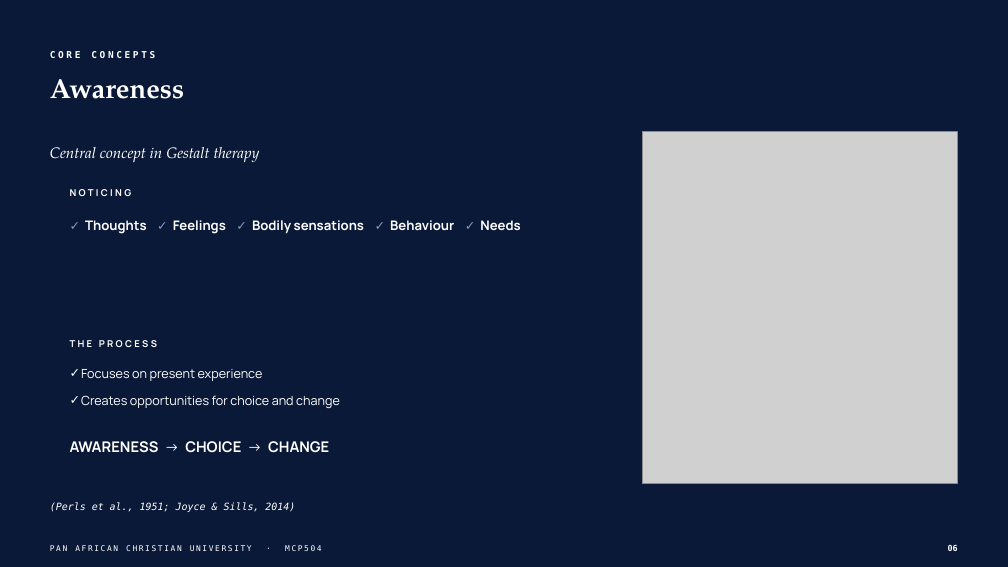
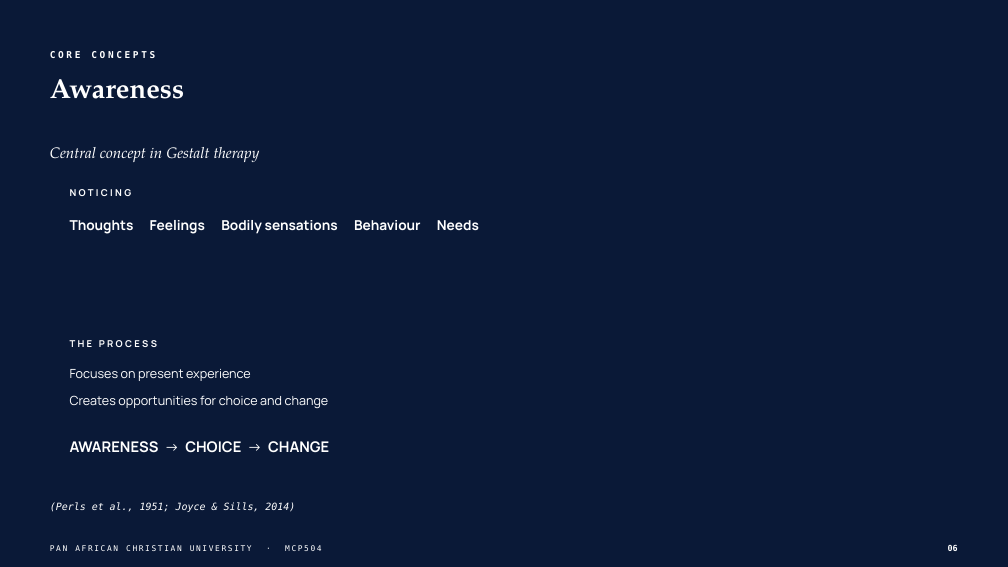
Before and after one commit to wambetebenjamin/Business-e-books, a slide deck: slide 6 of presentations/gestalt-theory-counselling/output/Gestalt Theory and Its Application to Counselling.pptx. Drawn at 1008x567 pixels with LibreOffice and Linux fonts; fonts in the diff are those of the drawing; grey boxes stand for pictures; background and template pictures are left out. Boxes give left, top, right and bottom in pixels: in the first picture for what was removed or moved away, otherwise in the second. Text is boxed around its words. In the diff, an @@ line names an element or a change of style, - is before the commit and + after.

```diff
--- a/presentations/gestalt-theory-counselling/output/Gestalt Theory and Its Application to Counselling.pptx
+++ b/presentations/gestalt-theory-counselling/output/Gestalt Theory and Its Application to Counselling.pptx
@@ picture removed at <box>643,132,957,484</box> @@
@@ text at <box>70,220,479,234</box>: text changed; size 12.5 to 13 pt @@
-✓ Thoughts ✓ Feelings ✓ Bodily sensations ✓ Behaviour ✓ Needs
+Thoughts Feelings Bodily sensations Behaviour Needs
@@ text "Focuses on present experience" at <box>70,369,329,408</box>: bullet ✓ to none @@
```
Also in this commit, not shown: 21 other slides changed, 35 other files.
